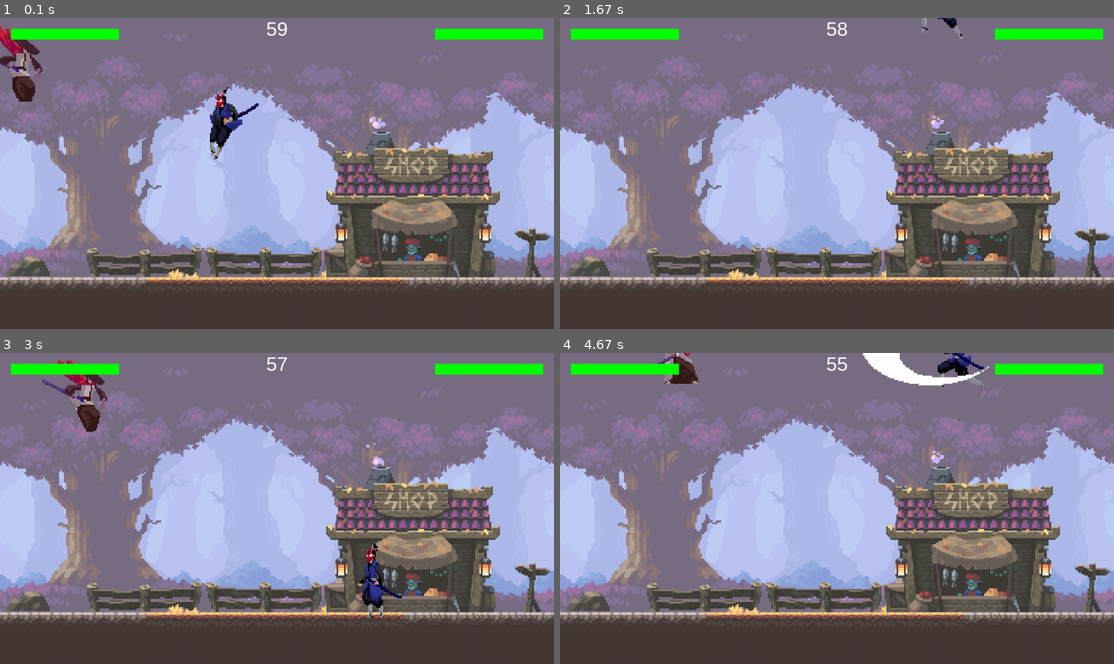
Above: before the commit, frames 1-4 (two rows, left to right).
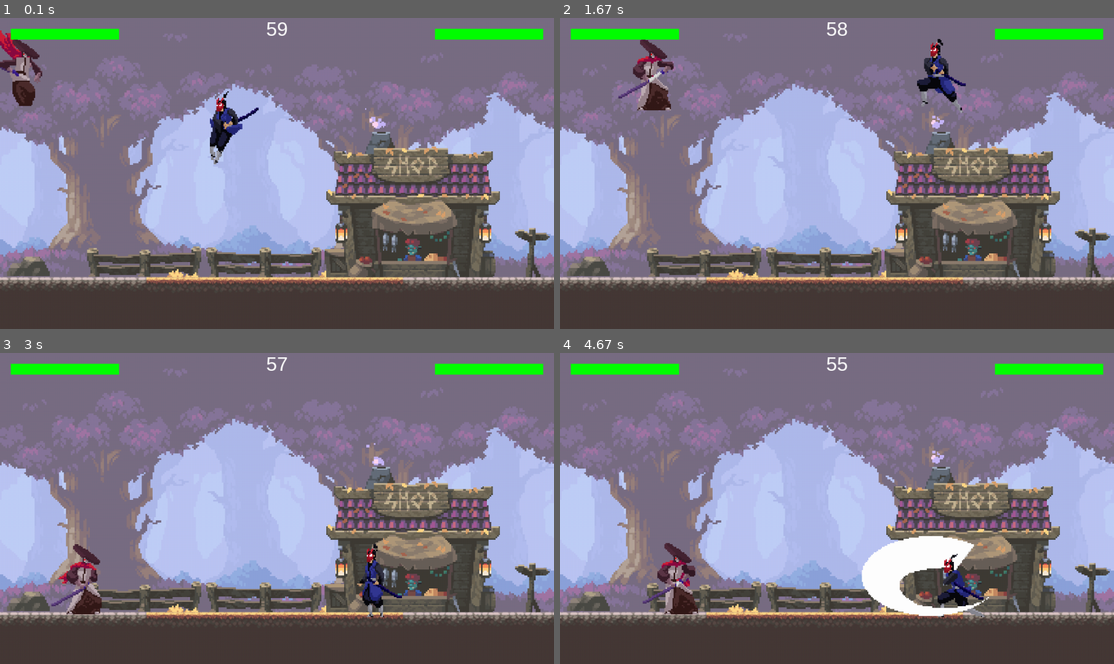
Above: after the commit, the same moments.

Repository: smehul10/pygame-2d-fight
Game: pygame game, started from src/main.py
Same seed, same stepped clock (60 frames per second), same inputs: the game is played once before the commit and once after it.
Inputs:
- Up to frame 1 (0.1 s): no input
- Up to frame 2 (1.67 s): hold W 0.33-0.8 s; hold Right 0.33-0.8 s; hold Right 0.83-1.3 s; hold D 0.83-1.3 s; tap Space at 0.9, 1.2, 1.4 s; hold Up 1.33-1.63 s; hold W 1.33-1.63 s
- Up to frame 3 (3 s): hold Right 1.67-2.13 s; hold D 1.67-2.13 s; tap Space at 1.73, 2.03, 2.23, 2.53, 2.8 s; hold Left 2.17-2.7 s; hold A 2.17-2.7 s; hold Down from 2.73 s (still down)
- Up to frame 4 (4.67 s): release Down at 3.03 s; hold Left 3.07-3.47 s; hold A 3.07-3.47 s; tap Space at 3.13, 3.43, 3.57, 3.97, 4.27, 4.63 s; hold Up 3.5-3.87 s; hold W 3.5-3.87 s; hold Right 3.9-4.53 s; hold D 3.9-4.53 s; hold Down from 4.57 s (still down)

The runs differ from the first frame. In frame 1, 1.4% of the frame differs, in the area x 0-47%, y 2-48%; in frame 2, 1.8%; in frame 3, 1.9%; in frame 4, 6.0%, in the area x 14-78%, y 0-85%.

Commit message:
double jump fixed

Diff:
--- a/src/classes.py
+++ b/src/classes.py
@@ -65,6 +65,10 @@
         self.sprites = sprites or {}
         self.load_sprites()
 
+        # --- Double Jump Support ---
+        self.max_jumps = 2
+        self.jumps_left = self.max_jumps
+
     def load_sprites(self):
         for key, sprite in self.sprites.items():
             sprite['image'] = pygame.image.load(sprite['imageSrc']).convert_alpha()
@@ -79,6 +83,7 @@
         if self.position.y + self.sprite_height >= screen_height - 40:
             self.velocity.y = 0
             self.position.y = screen_height - 40 - self.sprite_height
+            self.jumps_left = self.max_jumps  # Reset jump count on ground
         else:
             self.velocity.y += gravity
 
@@ -97,7 +102,6 @@
             self.switch_sprite('takeHit')
 
     def switch_sprite(self, sprite_name):
-        # If already playing death animation and it’s not finished, do nothing
         if self.image == self.sprites.get('death', {}).get('image'):
             if self.frames_current < self.sprites['death']['framesMax'] - 1:
                 return
@@ -105,17 +109,14 @@
                 self.dead = True
                 return
 
-        # If playing attack animation and it's not finished, don't interrupt it
         if self.image == self.sprites.get('attack1', {}).get('image'):
             if self.frames_current < self.sprites['attack1']['framesMax'] - 1:
                 return
 
-        # Same for takeHit animation
         if self.image == self.sprites.get('takeHit', {}).get('image'):
             if self.frames_current < self.sprites['takeHit']['framesMax'] - 1:
                 return
 
-        # Don't switch if fighter is fully dead
         if self.dead:
             return
 
--- a/src/main.py
+++ b/src/main.py
@@ -6,24 +6,20 @@
 
 pygame.init()
 
-# --- Setup ---
 WIDTH, HEIGHT = 1024, 576
 screen = pygame.display.set_mode((WIDTH, HEIGHT))
 pygame.display.set_caption("2D Fighting Game")
 clock = pygame.time.Clock()
 font = pygame.font.SysFont("Arial", 36)
 
-gravity = 0.7
+gravity = 1.5
 start_time = pygame.time.get_ticks()
 game_over_flag = [False]
 
-# --- Background ---
 print(os.path.abspath('../assets/img/background.png'))
 background = Sprite((0, 0), '../assets/img/background.png')
-
 shop = Sprite((600, 128), '../assets/img/shop.png', scale=2.75, frames_max=6)
 
-# --- Fighters ---
 def create_fighters():
     p = Fighter(
         position=(0, 0),
@@ -66,12 +62,10 @@
 
 player, enemy = create_fighters()
 
-# --- Input State ---
 keys = {'a': False, 'd': False, 'w': False, 'left': False, 'right': False, 'up': False}
 player_last_key = ''
 enemy_last_key = ''
 
-# --- Game Loop ---
 running = True
 while running:
     clock.tick(60)
@@ -150,7 +144,6 @@
 
     update_timer(screen, font, start_time, player, enemy, game_over_flag)
 
-    # Health Bars
     pygame.draw.rect(screen, (255, 0, 0), (20, 20, 200, 20))
     pygame.draw.rect(screen, (0, 255, 0), (20, 20, 200 * (player.health / 100), 20))
     pygame.draw.rect(screen, (255, 0, 0), (WIDTH - 220, 20, 200, 20))
@@ -158,7 +151,6 @@
 
     pygame.display.flip()
 
-    # --- Events ---
     for event in pygame.event.get():
         if event.type == pygame.QUIT:
             running = False
@@ -171,10 +163,12 @@
                 elif event.key == pygame.K_d:
                     keys['d'] = True
                     player_last_key = 'd'
-                elif event.key == pygame.K_w:
+                elif event.key == pygame.K_w and player.jumps_left > 0:
                     player.velocity.y = -30
+                    player.jumps_left -= 1
                 elif event.key == pygame.K_SPACE:
                     player.attack()
+
             if not enemy.dead:
                 if event.key == pygame.K_LEFT:
                     keys['left'] = True
@@ -182,8 +176,9 @@
                 elif event.key == pygame.K_RIGHT:
                     keys['right'] = True
                     enemy_last_key = 'right'
-                elif event.key == pygame.K_UP:
+                elif event.key == pygame.K_UP and enemy.jumps_left > 0:
                     enemy.velocity.y = -30
+                    enemy.jumps_left -= 1
                 elif event.key == pygame.K_DOWN:
                     enemy.attack()
 
